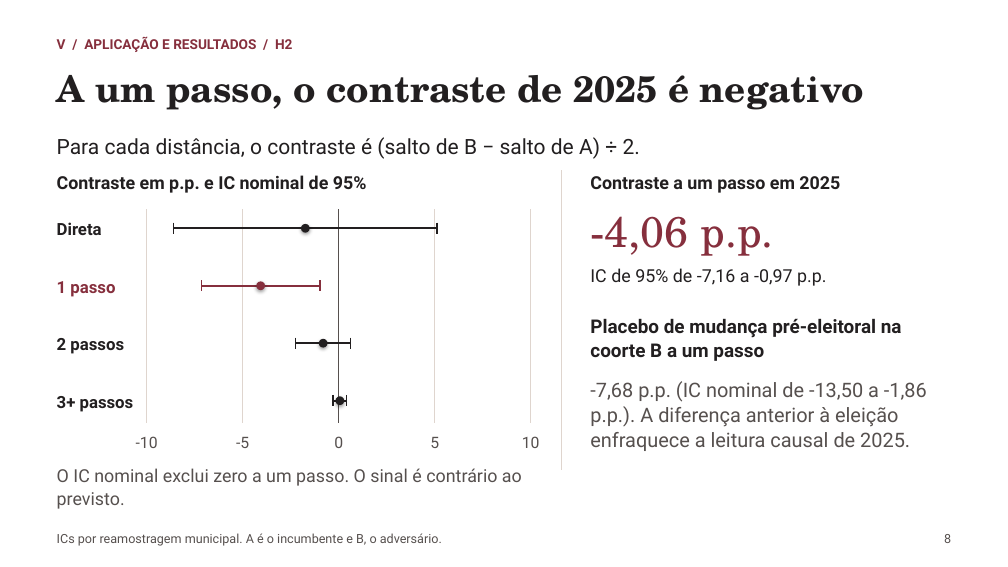
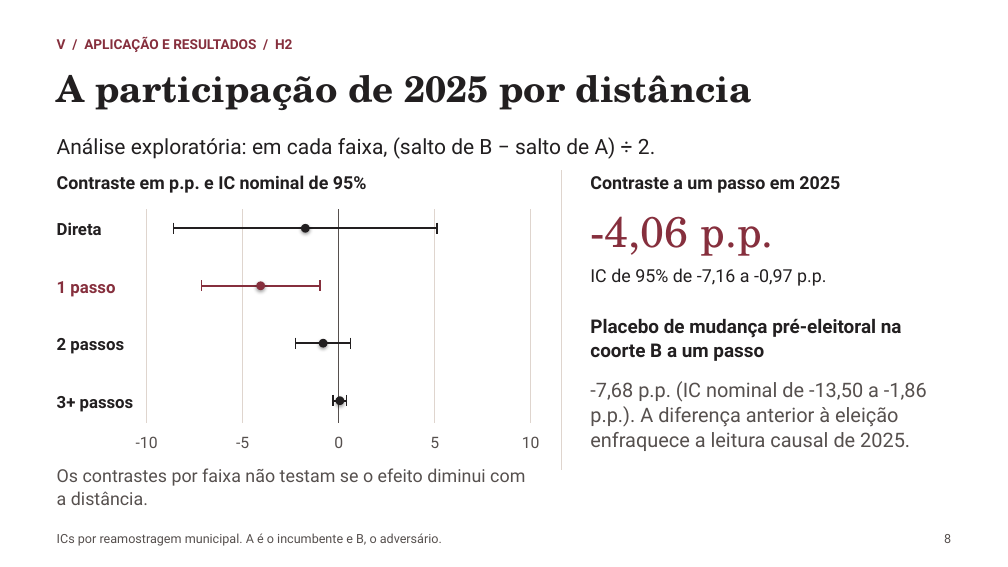
Before and after one commit to rafaelt0/redes-empresariais-alternancia-politica, a slide deck: slide 8 of output/deck.pptx. Drawn at 1008x567 pixels with LibreOffice and Linux fonts; fonts in the diff are those of the drawing. Boxes give left, top, right and bottom in pixels: in the first picture for what was removed or moved away, otherwise in the second. Text is boxed around its words. In the diff, an @@ line names an element or a change of style, - is before the commit and + after.

```diff
--- a/output/deck.pptx
+++ b/output/deck.pptx
@@ text at (x1=57, y1=75, x2=752, y2=110): text changed @@
-A um passo, o contraste de 2025 é negativo
+A participação de 2025 por distância
@@ text at (x1=57, y1=137, x2=655, y2=159): text changed @@
-Para cada distância, o contraste é (salto de B − salto de A) ÷ 2.
+Análise exploratória: em cada faixa, (salto de B − salto de A) ÷ 2.
@@ text at (x1=57, y1=468, x2=525, y2=505): text changed @@
-O IC nominal exclui zero a um passo. O sinal é contrário ao previsto.
+Os contrastes por faixa não testam se o efeito diminui com a distância.
```
Also in this commit, not shown: 5 other slides changed, 4 other files.
